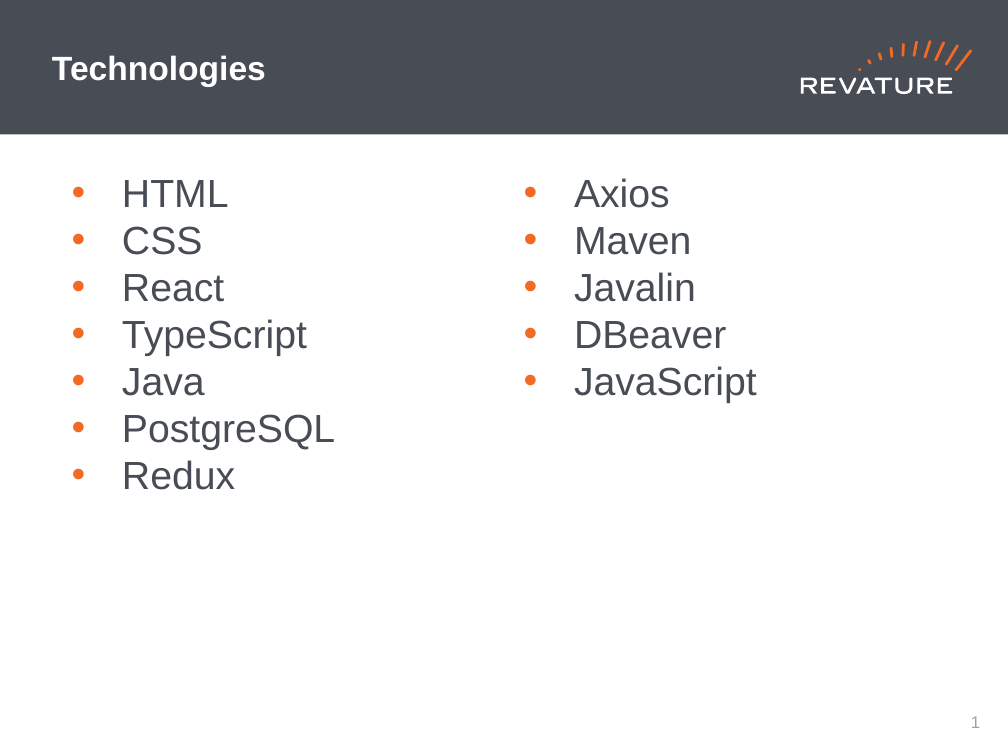
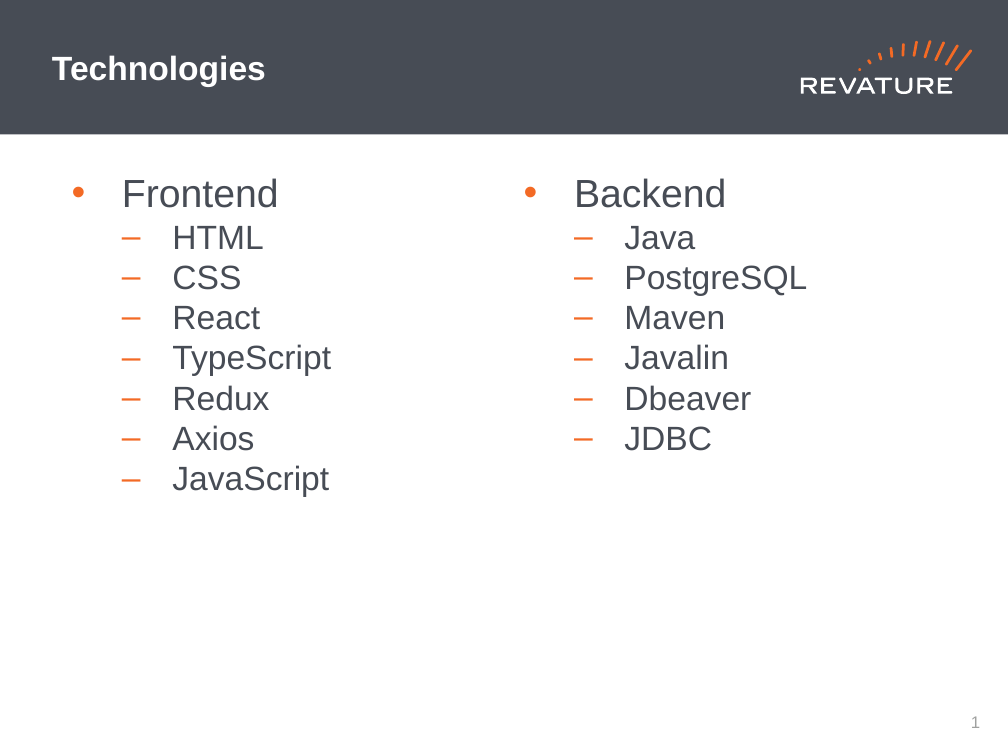
Before and after one commit to DavidKaza/skybank, a slide deck: slide 2 of Revature_PPT_Template (1).pptx. Drawn at 1008x756 pixels with LibreOffice and Linux fonts; fonts in the diff are those of the drawing. Boxes give left, top, right and bottom in pixels: in the first picture for what was removed or moved away, otherwise in the second. Text is boxed around its words. In the diff, an @@ line names an element or a change of style, - is before the commit and + after.

```diff
--- a/Revature_PPT_Template (1).pptx
+++ b/Revature_PPT_Template (1).pptx
@@ text at [122, 178, 279, 208]: paragraph added @@
+• Frontend
@@ text at [122, 178, 670, 490]: paragraphs removed @@
-• Redux
-• Axios
@@ text at [172, 178, 726, 497]: paragraphs added @@
+  – Redux
+  – Axios
+  – JavaScript
+• Backend
@@ text at [172, 226, 807, 376]: size 28 to 24 pt in "HTML", "CSS", "React", "TypeScript" and 4 more places; bullet • to –; list level 1 to 2 in "HTML"; list level 1 to 2 in "CSS"; list level 1 to 2 in "React"; list level 1 to 2 in "TypeScript"; list level 1 to 2 in "Java"; list level 1 to 2 in "PostgreSQL"; list level 1 to 2 in "Maven"; list level 1 to 2 in "Javalin" @@
@@ text at [624, 385, 751, 451]: text changed; size 28 to 24 pt @@
-• DBeaver
-• JavaScript
+  – Dbeaver
+  – JDBC
```
Also in this commit, not shown: 5 other slides changed, 1 slide added, 2 slides removed.
